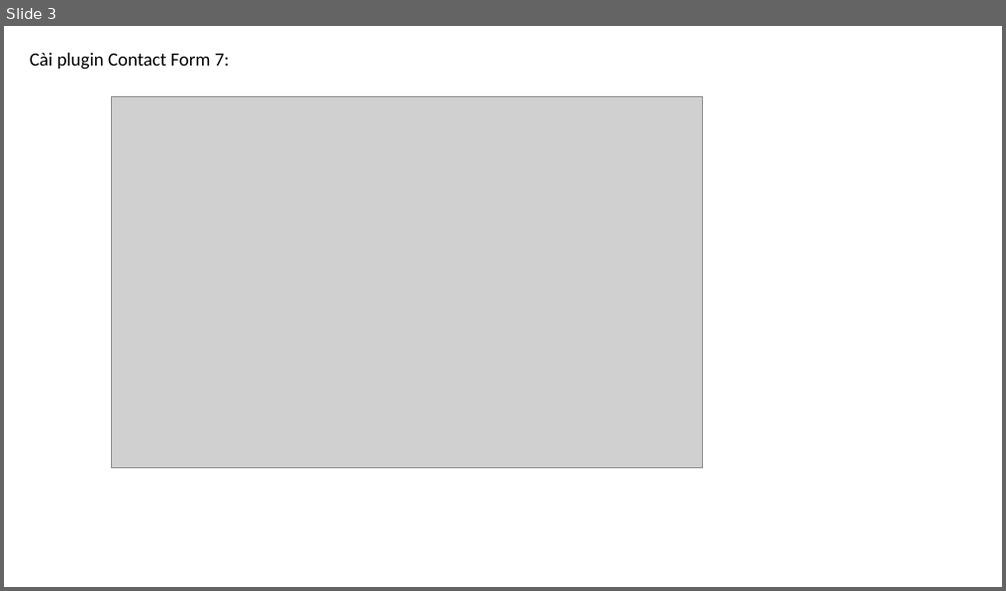
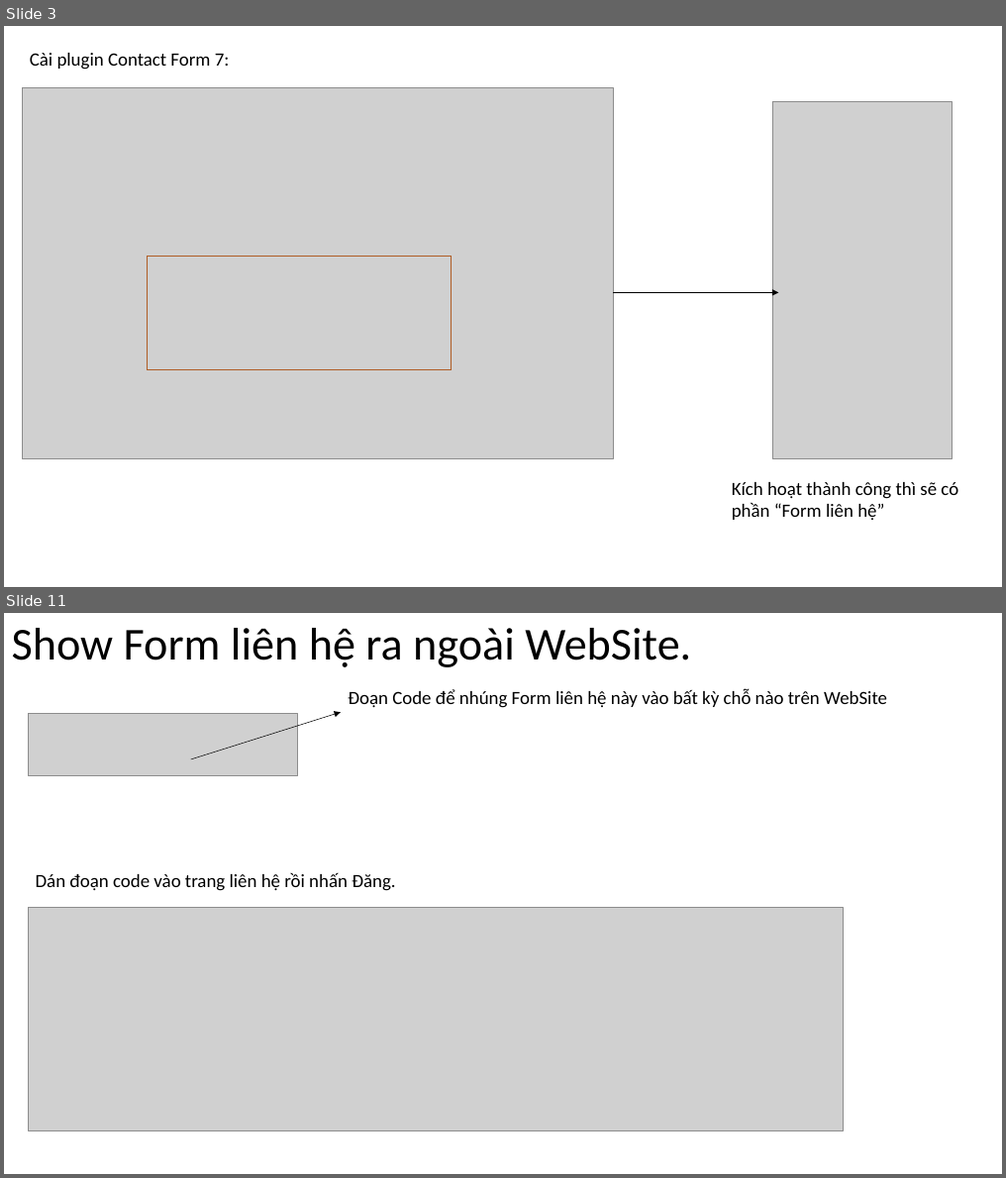
Before and after one commit to DangVanDoan05/WordPress, a slide deck: Tạo trang liên hệ trong WebSite.pptx. Shown one above the other, each under a label of ours: slide 3 before the commit, slides 3 and 11 after it; the slides between them are not shown. The pictures are 1006x591 and 1006x1178 pixels, drawn with LibreOffice and Linux fonts; fonts in the diff are those of the drawing; grey boxes stand for pictures. Boxes give left, top, right and bottom in pixels: in the first picture for what was removed or moved away, otherwise in the second. Text is boxed around its words. In the diff, an @@ line names an element or a change of style, - is before the commit and + after.

```diff
--- a/Tạo trang liên hệ trong WebSite.pptx
+++ b/Tạo trang liên hệ trong WebSite.pptx
@@ slide 11 added at (4, 613, 1002, 1174), background #FFFFFF @@
@@ title added at (12, 628, 691, 667), 44 pt, text #000000 @@
+Show Form liên hệ ra ngoài WebSite.
@@ text added at (348, 688, 887, 708), 18 pt, text #000000 @@
+Đoạn Code để nhúng Form liên hệ này vào bất kỳ chỗ nào trên WebSite
@@ picture added at (28, 713, 297, 775) @@
@@ arrow added from (191, 760) to (341, 713), #000000 0.5 pt @@
@@ text added at (36, 872, 395, 891), 18 pt, text #000000 @@
+Dán đoạn code vào trang liên hệ rồi nhấn Đăng.
@@ picture added at (29, 907, 844, 1131) @@
@@ slide 3 changed as well @@
@@ picture: place and size @@
-picture at (112, 97, 703, 469)
+picture at (22, 88, 614, 460)
@@ picture added at (772, 101, 951, 460) @@
@@ rectangle added at (147, 257, 450, 370), outline #AF5C24 1 pt @@
@@ arrow added from (614, 292) to (779, 292), #000000 0.5 pt @@
@@ text added at (732, 482, 958, 520), 18 pt, text #000000 @@
+Kích hoạt thành công thì sẽ có phần “Form liên hệ”
```
Also in this commit, not shown: 2 other slides changed, 24 other slides added, 7 slides removed.
